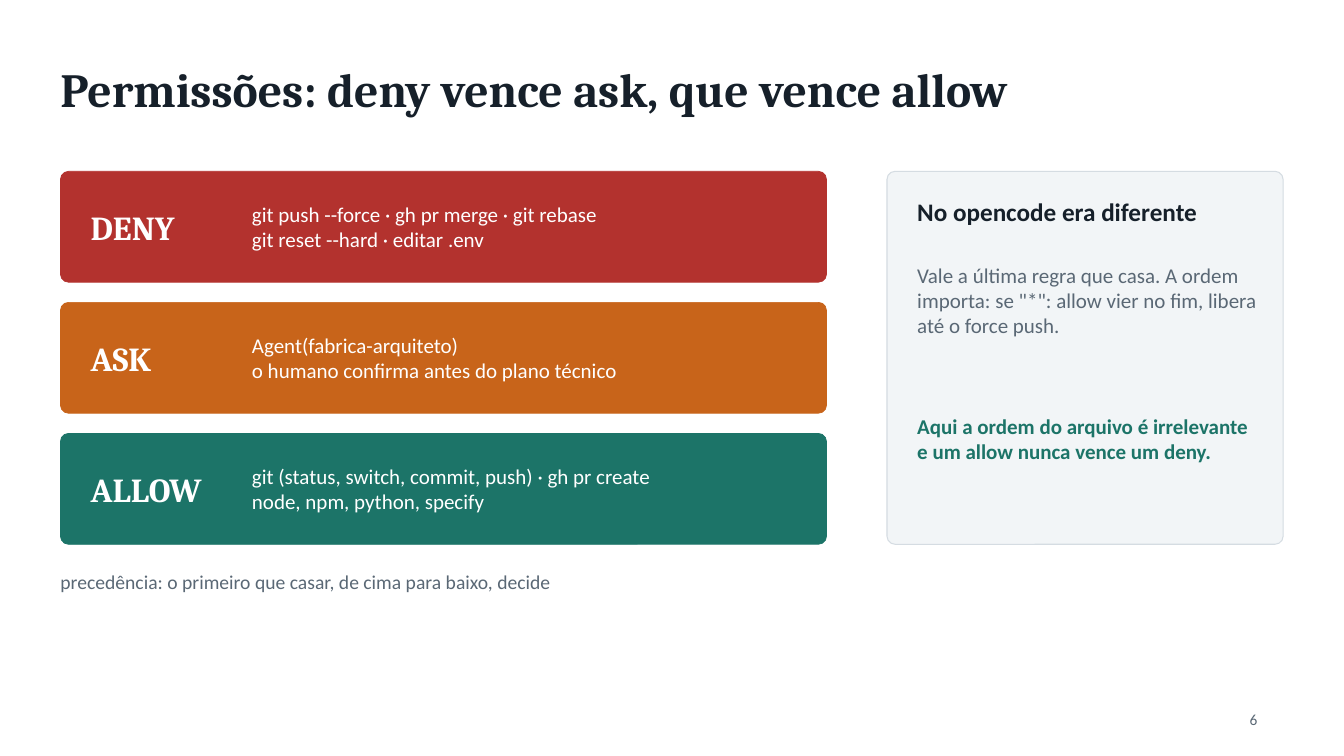
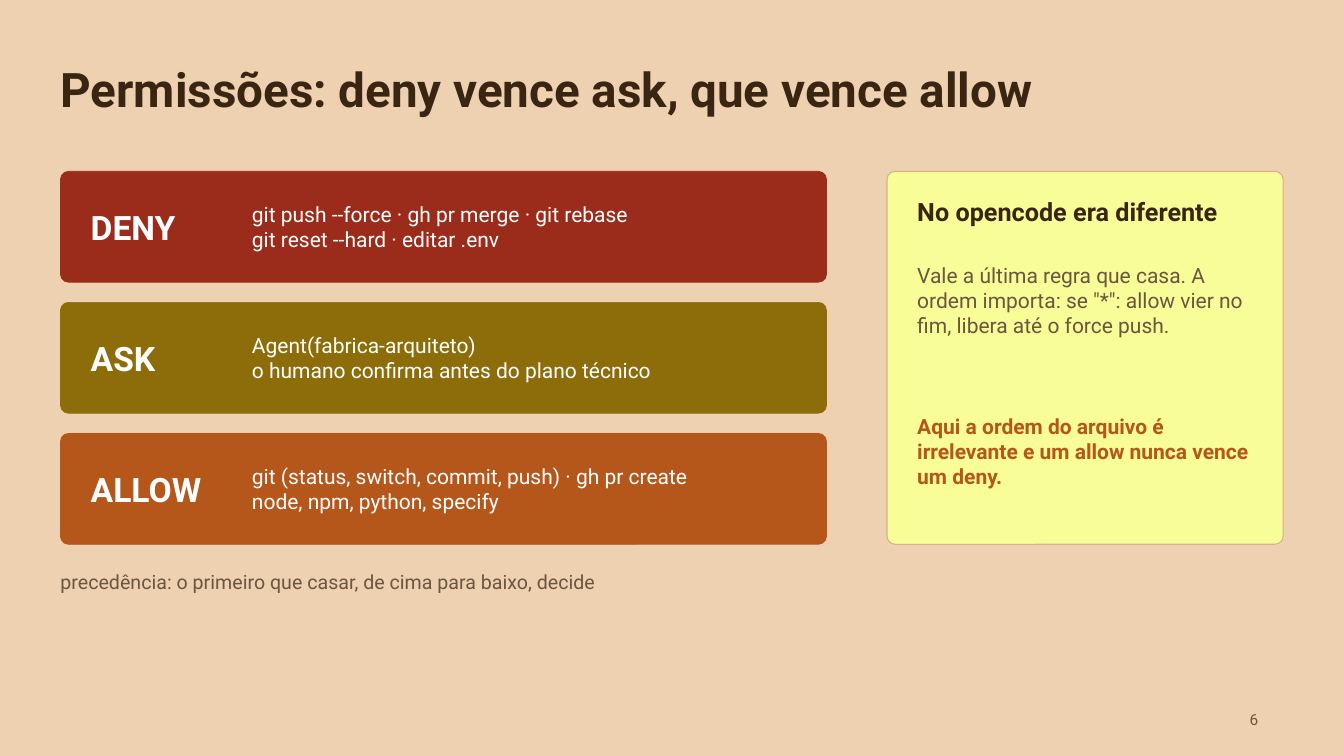
Before and after one commit to liviagomes30/fabrica-petcontrol, a slide deck: slide 6 of docs/fabrica/apresentacao-fabrica-claude-code.pptx. Drawn at 1344x756 pixels with LibreOffice and Linux fonts; fonts in the diff are those of the drawing. Boxes give left, top, right and bottom in pixels: in the first picture for what was removed or moved away, otherwise in the second. Text is boxed around its words. In the diff, an @@ line names an element or a change of style, - is before the commit and + after.

```diff
--- a/docs/fabrica/apresentacao-fabrica-claude-code.pptx
+++ b/docs/fabrica/apresentacao-fabrica-claude-code.pptx
@@ background #FFFFFF to #EDD1B0 @@
@@ title "Permissões: deny vence ask, que ..." at bbox=[60, 71, 1032, 117]: font Cambria to Roboto, text colour #16202A to #3A2512 @@
@@ rounded rectangle at bbox=[60, 171, 827, 282]: fill #B3322E to #9B2C1B; outline #B3322E 0.5 pt to #9B2C1B 0.5 pt @@
@@ rounded rectangle at bbox=[887, 171, 1284, 544]: fill #F2F5F7 to #F8FD98; outline #D5DCE2 0.75 pt to #D4B48A 0.75 pt @@
@@ text "No opencode era diferente" at bbox=[917, 202, 1217, 226]: font Calibri to Roboto, text colour #16202A to #3A2512 @@
@@ rounded rectangle at bbox=[60, 302, 827, 413]: fill #C8641A to #8C6D0A; outline #C8641A 0.5 pt to #8C6D0A 0.5 pt @@
@@ text "Aqui a ordem do arquivo ..." at bbox=[917, 418, 1248, 489]: font Calibri to Roboto, text colour #1C7468 to #B5561A @@
@@ rounded rectangle at bbox=[60, 434, 827, 544]: fill #1C7468 to #B5561A; outline #1C7468 0.5 pt to #B5561A 0.5 pt @@
@@ font Cambria to Roboto in 3 elements at bbox=[91, 216, 176, 240], bbox=[91, 346, 156, 372], bbox=[91, 478, 202, 503] @@
@@ font Calibri to Roboto in 3 elements at bbox=[252, 206, 627, 252], bbox=[252, 336, 651, 383], bbox=[252, 467, 687, 514] @@
@@ font Calibri to Roboto, text colour #5A6875 to #6B5640 in 3 elements at bbox=[60, 574, 595, 593], bbox=[917, 267, 1243, 338], bbox=[1250, 714, 1259, 725] @@
```
Also in this commit, not shown: 23 other slides changed.
